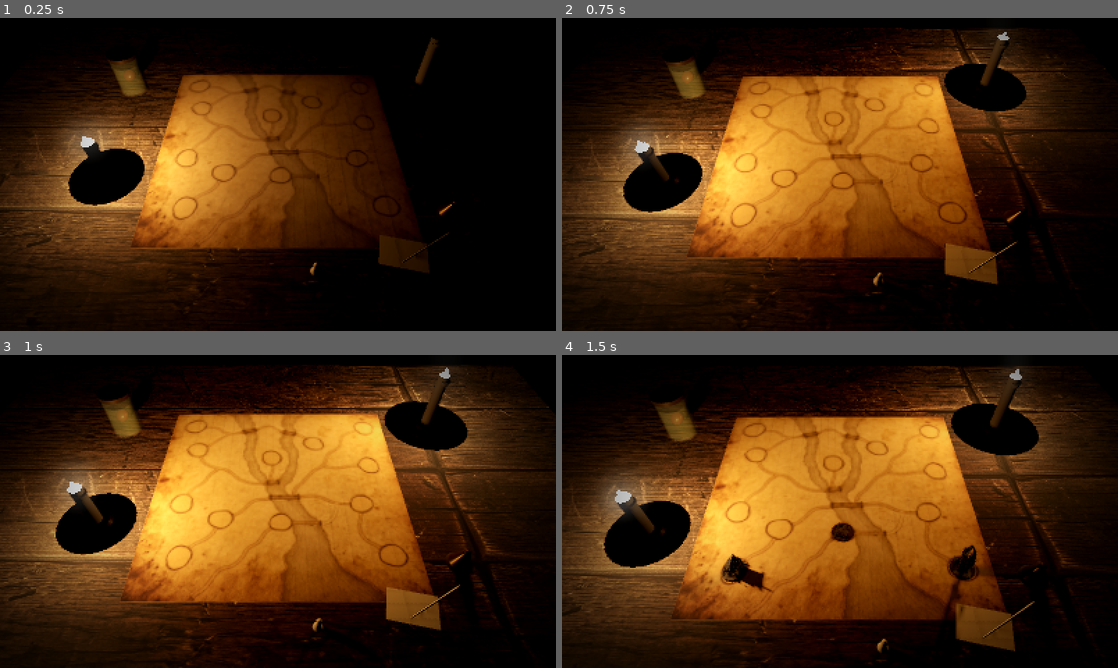
Above: before the commit, frames 1-4 (two rows, left to right).
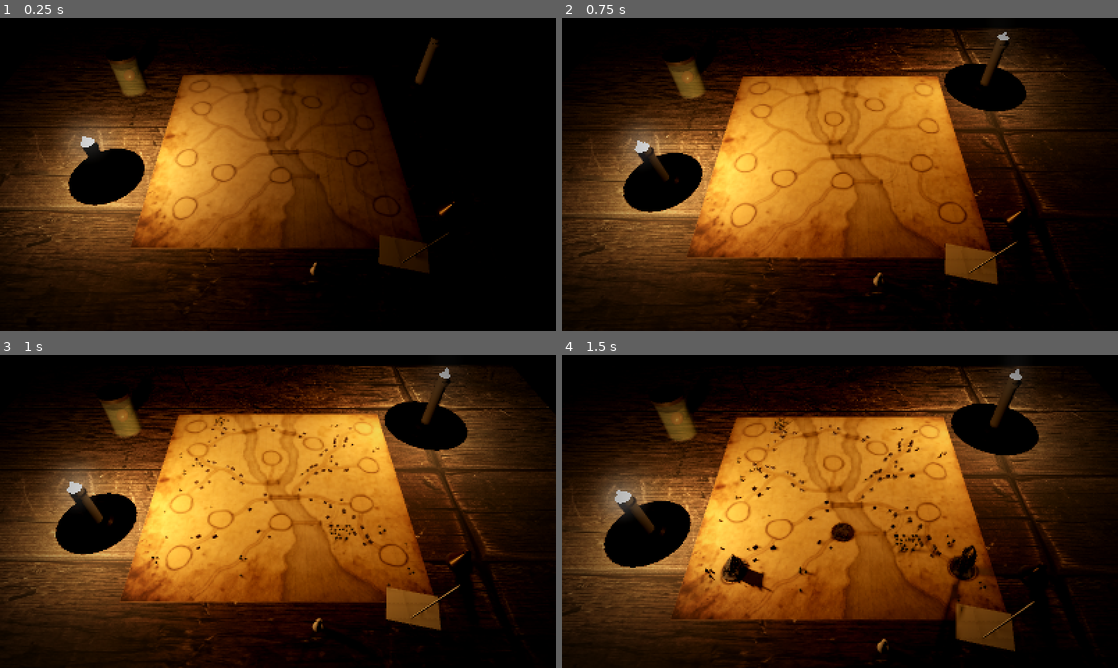
Above: after the commit, the same moments.

Repository: exidium/second-spark
Game: Godot game, scene res://cabin/cabin.tscn
The game is run twice, just before and just after one commit, with the same random seed, the same clock (stepped at 60 frames per second) and the same inputs.
Inputs (mouse positions are in pixels of both pictures, inside the frame that each line leads up to):
- Up to frame 1 (0.25 s): no input
- Up to frame 2 (0.75 s): tap Enter at 0.5 s; move the mouse to (962, 158) at 0.52 s; hold D from 0.53 s (still down); tap F at 0.6 s; click (962, 158) at 0.67 s
- Up to frame 3 (1 s): keep holding D
- Up to frame 4 (1.5 s): release D at 1.25 s; drag from (728, 527) to (812, 574) at 1.27 s

Frames 1-2 are identical in both runs. In frame 3, 0.8% of the frame differs, in the area x 27-75%, y 19-75%; in frame 4, 1.4%, in the area x 25-77%, y 20-79%.

Commit message:
Cabin: simple white houses and trees on the map, low density (D180)
Co-Authored-By: Claude Opus 5.5 <noreply@anthropic.com>

Diff:
--- /dev/null
+++ b/godot/assets/cabin/village.json
@@ -0,0 +1,856 @@
+{
+"houses": [
+{
+"x": 84.77,
+"y": 11.91,
+"ang": 2.924,
+"s": 1.01,
+"long": 1.39
+},
+{
+"x": 58.79,
+"y": 51.95,
+"ang": 4.784,
+"s": 0.95,
+"long": 1.12
+},
+{
+"x": 23.73,
+"y": 16.02,
+"ang": -2.574,
+"s": 1.2,
+"long": 1.45
+},
+{
+"x": 69.63,
+"y": 70.12,
+"ang": 6.198,
+"s": 0.96,
+"long": 1.37
+},
+{
+"x": 18.85,
+"y": 12.7,
+"ang": 0.305,
+"s": 0.91,
+"long": 1.43
+},
+{
+"x": 27.05,
+"y": 75.2,
+"ang": 2.457,
+"s": 1.14,
+"long": 1.52
+},
+{
+"x": 31.25,
+"y": 45.7,
+"ang": -2.304,
+"s": 0.98,
+"long": 1.36
+},
+{
+"x": 49.51,
+"y": 9.77,
+"ang": 3.82,
+"s": 0.91,
+"long": 1.36
+},
+{
+"x": 46.78,
+"y": 75.2,
+"ang": 5.248,
+"s": 0.88,
+"long": 1.02
+},
+{
+"x": 75.98,
+"y": 25.0,
+"ang": -0.795,
+"s": 0.98,
+"long": 1.16
+},
+{
+"x": 18.75,
+"y": 50.98,
+"ang": 5.593,
+"s": 1.06,
+"long": 1.33
+},
+{
+"x": 41.31,
+"y": 9.47,
+"ang": -0.485,
+"s": 0.92,
+"long": 1.18
+},
+{
+"x": 80.18,
+"y": 24.9,
+"ang": 5.141,
+"s": 1.05,
+"long": 1.23
+},
+{
+"x": 70.41,
+"y": 60.84,
+"ang": -1.507,
+"s": 1.07,
+"long": 1.4
+},
+{
+"x": 75.39,
+"y": 63.28,
+"ang": 1.524,
+"s": 1.17,
+"long": 1.36
+},
+{
+"x": 81.35,
+"y": 21.48,
+"ang": 1.903,
+"s": 1.11,
+"long": 1.23
+},
+{
+"x": 71.68,
+"y": 27.83,
+"ang": -0.83,
+"s": 1.15,
+"long": 1.2
+},
+{
+"x": 78.03,
+"y": 17.48,
+"ang": 2.256,
+"s": 0.86,
+"long": 1.03
+},
+{
+"x": 82.32,
+"y": 75.0,
+"ang": 1.312,
+"s": 1.13,
+"long": 1.27
+},
+{
+"x": 22.07,
+"y": 36.04,
+"ang": 0.4,
+"s": 1.07,
+"long": 1.42
+},
+{
+"x": 21.09,
+"y": 75.0,
+"ang": -0.714,
+"s": 1.13,
+"long": 1.41
+},
+{
+"x": 62.6,
+"y": 40.92,
+"ang": -0.869,
+"s": 1.01,
+"long": 1.15
+},
+{
+"x": 29.0,
+"y": 12.99,
+"ang": 2.978,
+"s": 1.01,
+"long": 1.19
+},
+{
+"x": 30.76,
+"y": 39.94,
+"ang": 0.844,
+"s": 1.14,
+"long": 1.46
+},
+{
+"x": 80.76,
+"y": 78.42,
+"ang": 0.877,
+"s": 0.95,
+"long": 1.16
+},
+{
+"x": 66.02,
+"y": 42.58,
+"ang": 2.293,
+"s": 1.19,
+"long": 1.23
+},
+{
+"x": 78.03,
+"y": 73.73,
+"ang": -1.87,
+"s": 0.98,
+"long": 1.41
+},
+{
+"x": 42.68,
+"y": 72.95,
+"ang": -1.025,
+"s": 0.99,
+"long": 1.44
+},
+{
+"x": 82.03,
+"y": 19.63,
+"ang": 5.075,
+"s": 1.11,
+"long": 1.56
+},
+{
+"x": 69.24,
+"y": 30.96,
+"ang": -0.876,
+"s": 1.13,
+"long": 1.26
+},
+{
+"x": 76.27,
+"y": 22.17,
+"ang": -1.456,
+"s": 1.14,
+"long": 1.2
+},
+{
+"x": 19.43,
+"y": 9.08,
+"ang": 3.238,
+"s": 0.97,
+"long": 1.11
+},
+{
+"x": 75.39,
+"y": 36.82,
+"ang": -0.078,
+"s": 1.1,
+"long": 1.01
+},
+{
+"x": 16.21,
+"y": 47.75,
+"ang": -0.833,
+"s": 1.12,
+"long": 1.35
+},
+{
+"x": 14.26,
+"y": 34.18,
+"ang": 1.068,
+"s": 1.17,
+"long": 1.36
+},
+{
+"x": 81.15,
+"y": 71.0,
+"ang": 1.317,
+"s": 1.08,
+"long": 1.28
+},
+{
+"x": 73.24,
+"y": 35.06,
+"ang": 1.844,
+"s": 0.86,
+"long": 1.07
+},
+{
+"x": 18.16,
+"y": 21.78,
+"ang": -0.808,
+"s": 0.95,
+"long": 1.05
+},
+{
+"x": 21.09,
+"y": 24.61,
+"ang": 5.469,
+"s": 0.95,
+"long": 1.07
+},
+{
+"x": 66.41,
+"y": 37.7,
+"ang": -0.697,
+"s": 0.99,
+"long": 1.5
+},
+{
+"x": 45.41,
+"y": 8.01,
+"ang": -0.058,
+"s": 0.93,
+"long": 1.14
+},
+{
+"x": 62.6,
+"y": 15.92,
+"ang": 0.805,
+"s": 0.98,
+"long": 1.48
+},
+{
+"x": 72.27,
+"y": 41.02,
+"ang": 0.589,
+"s": 1.11,
+"long": 1.47
+},
+{
+"x": 20.9,
+"y": 19.04,
+"ang": 2.442,
+"s": 1.02,
+"long": 1.04
+},
+{
+"x": 28.22,
+"y": 38.38,
+"ang": 3.54,
+"s": 0.86,
+"long": 1.12
+},
+{
+"x": 47.66,
+"y": 13.38,
+"ang": 0.901,
+"s": 1.13,
+"long": 1.6
+},
+{
+"x": 79.2,
+"y": 40.53,
+"ang": 2.788,
+"s": 1.14,
+"long": 1.53
+},
+{
+"x": 68.75,
+"y": 66.21,
+"ang": -0.693,
+"s": 1.08,
+"long": 1.05
+},
+{
+"x": 39.06,
+"y": 62.5,
+"ang": 5.386,
+"s": 1.16,
+"long": 1.12
+},
+{
+"x": 34.57,
+"y": 44.14,
+"ang": 3.796,
+"s": 1.14,
+"long": 1.39
+},
+{
+"x": 20.02,
+"y": 41.11,
+"ang": -0.958,
+"s": 1.12,
+"long": 1.41
+},
+{
+"x": 21.78,
+"y": 79.98,
+"ang": 2.513,
+"s": 0.87,
+"long": 1.38
+},
+{
+"x": 64.45,
+"y": 38.77,
+"ang": 2.334,
+"s": 1.15,
+"long": 1.25
+},
+{
+"x": 45.21,
+"y": 58.79,
+"ang": 6.267,
+"s": 0.92,
+"long": 1.27
+},
+{
+"x": 60.64,
+"y": 18.16,
+"ang": -2.633,
+"s": 1.15,
+"long": 1.22
+},
+{
+"x": 69.43,
+"y": 40.82,
+"ang": 6.23,
+"s": 1.11,
+"long": 1.4
+},
+{
+"x": 35.16,
+"y": 48.44,
+"ang": 0.551,
+"s": 1.01,
+"long": 1.57
+},
+{
+"x": 24.51,
+"y": 12.21,
+"ang": 3.731,
+"s": 1.18,
+"long": 1.54
+},
+{
+"x": 76.56,
+"y": 20.12,
+"ang": -1.163,
+"s": 0.93,
+"long": 1.53
+},
+{
+"x": 62.99,
+"y": 57.42,
+"ang": 6.228,
+"s": 1.01,
+"long": 1.13
+},
+{
+"x": 78.71,
+"y": 66.21,
+"ang": -1.281,
+"s": 1.15,
+"long": 1.12
+},
+{
+"x": 68.55,
+"y": 58.89,
+"ang": 0.378,
+"s": 0.95,
+"long": 1.1
+},
+{
+"x": 62.3,
+"y": 48.14,
+"ang": 2.117,
+"s": 0.91,
+"long": 1.25
+},
+{
+"x": 19.53,
+"y": 35.06,
+"ang": 3.715,
+"s": 0.89,
+"long": 1.33
+},
+{
+"x": 17.09,
+"y": 37.99,
+"ang": 0.873,
+"s": 0.89,
+"long": 1.14
+},
+{
+"x": 73.83,
+"y": 32.23,
+"ang": 1.974,
+"s": 0.96,
+"long": 1.18
+},
+{
+"x": 83.2,
+"y": 77.34,
+"ang": 0.837,
+"s": 1.07,
+"long": 1.29
+},
+{
+"x": 21.48,
+"y": 47.56,
+"ang": 2.447,
+"s": 0.91,
+"long": 1.12
+},
+{
+"x": 44.82,
+"y": 54.79,
+"ang": -0.512,
+"s": 1.11,
+"long": 1.2
+},
+{
+"x": 75.1,
+"y": 57.42,
+"ang": 0.152,
+"s": 0.88,
+"long": 1.18
+}
+],
+"trees": [
+{
+"x": 72.75,
+"y": 71.97,
+"s": 0.76,
+"kind": "cone"
+},
+{
+"x": 19.92,
+"y": 6.74,
+"s": 1.1,
+"kind": "round"
+},
+{
+"x": 73.93,
+"y": 71.88,
+"s": 1.13,
+"kind": "cone"
+},
+{
+"x": 20.8,
+"y": 5.66,
+"s": 0.87,
+"kind": "cone"
+},
+{
+"x": 75.39,
+"y": 70.51,
+"s": 1.02,
+"kind": "round"
+},
+{
+"x": 8.3,
+"y": 85.84,
+"s": 1.13,
+"kind": "cone"
+},
+{
+"x": 77.25,
+"y": 71.97,
+"s": 1.09,
+"kind": "round"
+},
+{
+"x": 14.45,
+"y": 36.33,
+"s": 0.8,
+"kind": "round"
+},
+{
+"x": 8.11,
+"y": 83.98,
+"s": 1.01,
+"kind": "round"
+},
+{
+"x": 76.56,
+"y": 70.51,
+"s": 1.05,
+"kind": "round"
+},
+{
+"x": 21.48,
+"y": 3.91,
+"s": 1.27,
+"kind": "round"
+},
+{
+"x": 71.09,
+"y": 75.98,
+"s": 1.28,
+"kind": "round"
+},
+{
+"x": 10.55,
+"y": 43.26,
+"s": 1.06,
+"kind": "round"
+},
+{
+"x": 94.14,
+"y": 88.28,
+"s": 0.79,
+"kind": "round"
+},
+{
+"x": 70.8,
+"y": 73.83,
+"s": 0.96,
+"kind": "round"
+},
+{
+"x": 72.17,
+"y": 70.41,
+"s": 1.05,
+"kind": "round"
+},
+{
+"x": 21.97,
+"y": 7.13,
+"s": 1.14,
+"kind": "round"
+},
+{
+"x": 72.07,
+"y": 74.41,
+"s": 0.97,
+"kind": "round"
+},
+{
+"x": 38.87,
+"y": 84.38,
+"s": 1.07,
+"kind": "cone"
+},
+{
+"x": 9.67,
+"y": 75.39,
+"s": 0.89,
+"kind": "round"
+},
+{
+"x": 72.56,
+"y": 75.98,
+"s": 0.95,
+"kind": "round"
+},
+{
+"x": 6.45,
+"y": 63.57,
+"s": 0.87,
+"kind": "round"
+},
+{
+"x": 69.43,
+"y": 73.83,
+"s": 1.06,
+"kind": "round"
+},
+{
+"x": 37.21,
+"y": 84.57,
+"s": 1.16,
+"kind": "round"
+},
+{
+"x": 19.43,
+"y": 5.18,
+"s": 1.0,
+"kind": "cone"
+},
+{
+"x": 6.74,
+"y": 83.98,
+"s": 1.17,
+"kind": "cone"
+},
+{
+"x": 75.2,
+"y": 72.56,
+"s": 0.85,
+"kind": "round"
+},
+{
+"x": 37.11,
+"y": 83.4,
+"s": 1.13,
+"kind": "cone"
+},
+{
+"x": 89.06,
+"y": 72.56,
+"s": 1.12,
+"kind": "round"
+},
+{
+"x": 37.7,
+"y": 90.92,
+"s": 1.0,
+"kind": "round"
+},
+{
+"x": 95.61,
+"y": 26.66,
+"s": 0.88,
+"kind": "round"
+},
+{
+"x": 71.09,
+"y": 72.36,
+"s": 1.02,
+"kind": "round"
+},
+{
+"x": 95.51,
+"y": 78.32,
+"s": 0.8,
+"kind": "round"
+},
+{
+"x": 10.06,
+"y": 41.41,
+"s": 0.99,
+"kind": "round"
+},
+{
+"x": 23.93,
+"y": 61.23,
+"s": 0.75,
+"kind": "round"
+},
+{
+"x": 22.85,
+"y": 8.5,
+"s": 1.1,
+"kind": "round"
+},
+{
+"x": 7.03,
+"y": 32.52,
+"s": 1.08,
+"kind": "cone"
+},
+{
+"x": 75.98,
+"y": 10.06,
+"s": 0.93,
+"kind": "round"
+},
+{
+"x": 76.07,
+"y": 74.02,
+"s": 0.86,
+"kind": "round"
+},
+{
+"x": 60.25,
+"y": 43.16,
+"s": 0.85,
+"kind": "round"
+},
+{
+"x": 94.34,
+"y": 26.46,
+"s": 0.76,
+"kind": "round"
+},
+{
+"x": 69.73,
+"y": 71.68,
+"s": 1.0,
+"kind": "cone"
+},
+{
+"x": 23.34,
+"y": 5.18,
+"s": 1.22,
+"kind": "cone"
+},
+{
+"x": 93.07,
+"y": 28.52,
+"s": 1.22,
+"kind": "cone"
+},
+{
+"x": 78.81,
+"y": 9.96,
+"s": 1.16,
+"kind": "round"
+},
+{
+"x": 18.75,
+"y": 75.68,
+"s": 0.79,
+"kind": "round"
+},
+{
+"x": 15.92,
+"y": 36.91,
+"s": 1.17,
+"kind": "round"
+},
+{
+"x": 84.18,
+"y": 24.02,
+"s": 1.01,
+"kind": "round"
+},
+{
+"x": 10.35,
+"y": 52.64,
+"s": 1.28,
+"kind": "cone"
+},
+{
+"x": 25.29,
+"y": 5.96,
+"s": 1.02,
+"kind": "round"
+},
+{
+"x": 6.93,
+"y": 30.47,
+"s": 0.96,
+"kind": "round"
+},
+{
+"x": 95.21,
+"y": 89.84,
+"s": 0.99,
+"kind": "round"
+},
+{
+"x": 21.68,
+"y": 9.28,
+"s": 1.02,
+"kind": "cone"
+},
+{
+"x": 13.28,
+"y": 37.99,
+"s": 1.18,
+"kind": "cone"
+},
+{
+"x": 93.95,
+"y": 90.23,
+"s": 0.78,
+"kind": "round"
+},
+{
+"x": 86.04,
+"y": 94.24,
+"s": 0.82,
+"kind": "round"
+},
+{
+"x": 87.6,
+"y": 70.41,
+"s": 0.98,
+"kind": "cone"
+},
+{
+"x": 22.66,
+"y": 10.25,
+"s": 1.0,
+"kind": "round"
+},
+{
+"x": 74.71,
+"y": 75.98,
+"s": 1.27,
+"kind": "cone"
+},
+{
+"x": 87.3,
+"y": 73.54,
+"s": 1.22,
+"kind": "cone"
+}
+]
+}
--- a/godot/cabin/cabin.gd
+++ b/godot/cabin/cabin.gd
@@ -19,6 +19,7 @@
 
 var cam: Camera3D
 var minis := {}                        # id -> {node, base_y, body}
+var village: Node3D                    # the houses and trees (D180), folded flat until the intro
 var hovered := ""
 var leaning := ""
 var pawn: Node3D
@@ -46,6 +47,7 @@
 	_table()
 	_map()
 	_miniatures()
+	_village()
 	_pawn()
 	_props()
 	_tag()
@@ -197,6 +199,60 @@
 		holder.scale = Vector3(1, 0.001, 1)   # folded flat until the intro pops it up
 		minis[id] = {"node": holder, "height": box.size.y * s}
 
+## Houses and trees on the map (D180): white blocks with a pitched roof beside the roads, simple trees in the open.
+## Positions come from `art-pipeline/village.py` (village.json, map percent). One MultiMesh per part.
+func _village() -> void:
+	village = Node3D.new()
+	add_child(village)
+	var data: Dictionary = JSON.parse_string(FileAccess.get_file_as_string("res://assets/cabin/village.json"))
+	var walls: Array[Transform3D] = []
+	var roofs: Array[Transform3D] = []
+	for h: Dictionary in data.houses:
+		var s := float(h.s)
+		var w := 0.0095 * s                 # across the ridge
+		var l := w * float(h.long)          # along the ridge
+		var wall_h := 0.0065 * s
+		var roof_h := 0.0055 * s
+		# The ridge runs along the road: local z turned to the road's direction on the map.
+		var b := Basis(Vector3.UP, PI / 2 - float(h.ang))
+		var at := on_map(Vector2(float(h.x), float(h.y)))
+		walls.append(Transform3D(b * Basis.from_scale(Vector3(w, wall_h, l)), at + Vector3(0, wall_h / 2, 0)))
+		roofs.append(Transform3D(b * Basis.from_scale(Vector3(w * 1.18, roof_h, l * 1.1)), at + Vector3(0, wall_h + roof_h / 2, 0)))
+	var trunks: Array[Transform3D] = []
+	var rounds: Array[Transform3D] = []
+	var cones: Array[Transform3D] = []
+	for t: Dictionary in data.trees:
+		var s := float(t.s)
+		var at := on_map(Vector2(float(t.x), float(t.y)))
+		var b := Basis(Vector3.UP, randf() * TAU)
+		trunks.append(Transform3D(b * Basis.from_scale(Vector3.ONE * s), at + Vector3(0, 0.003 * s, 0)))
+		if t.kind == "cone":
+			cones.append(Transform3D(b * Basis.from_scale(Vector3.ONE * s), at + Vector3(0, 0.0105 * s, 0)))
+		else:
+			rounds.append(Transform3D(b * Basis.from_scale(Vector3(1, 0.9, 1) * s), at + Vector3(0, 0.0095 * s, 0)))
+	var prism := PrismMesh.new()
+	prism.size = Vector3.ONE
+	var canopy_mat := _col_mat(Color("#4d5638"), 0.9)
+	_multi(_box(Vector3.ONE), _col_mat(Color("#e4dccb"), 0.85), walls)
+	_multi(prism, _col_mat(Color("#5b4a3e"), 0.8), roofs)
+	_multi(_cyl(0.0008, 0.0011, 0.006, 6), _col_mat(Color("#4a3424"), 0.9), trunks)
+	_multi(_sphere(0.0048), canopy_mat, rounds)
+	_multi(_cyl(0.0, 0.0045, 0.012, 8), canopy_mat, cones)
+	village.scale = Vector3(1, 0.001, 1)   # folded flat until the intro
+
+func _multi(mesh: Mesh, mat: Material, xs: Array[Transform3D]) -> void:
+	var mm := MultiMesh.new()
+	mm.transform_format = MultiMesh.TRANSFORM_3D
+	mm.mesh = mesh
+	mm.instance_count = xs.size()
+	for i in xs.size():
+		mm.set_instance_transform(i, xs[i])
+	var mi := MultiMeshInstance3D.new()
+	mi.multimesh = mm
+	mi.material_override = mat
+	mi.cast_shadow = GeometryInstance3D.SHADOW_CASTING_SETTING_ON
+	village.add_child(mi)
+
 func _aabb(n: Node3D) -> AABB:
 	var box := AABB()
 	var first := true
@@ -339,6 +395,10 @@
 	for i in candles.size():
 		var c: Array = candles[i]
 		tw.tween_method(func(v: float) -> void: c[4] = v, 0.0, 1.0, 0.6).set_trans(Tween.TRANS_BACK).set_ease(Tween.EASE_OUT)
+	# The village rises with the candle light, before the landmarks.
+	var vt := create_tween()
+	vt.tween_interval(0.9)
+	vt.tween_property(village, "scale", Vector3.ONE, 0.6).set_trans(Tween.TRANS_BACK).set_ease(Tween.EASE_OUT)
 	var order: Array = minis.keys()
 	order.sort_custom(func(a: String, b: String) -> bool:
 		return (minis[a].node as Node3D).position.z > (minis[b].node as Node3D).position.z)
Not shown, changed: CLAUDE.md
Not shown, added: art-pipeline/out/cabin/village.png
Not shown, added: art-pipeline/village.py
Not shown, changed: docs/DECISIONS.md
